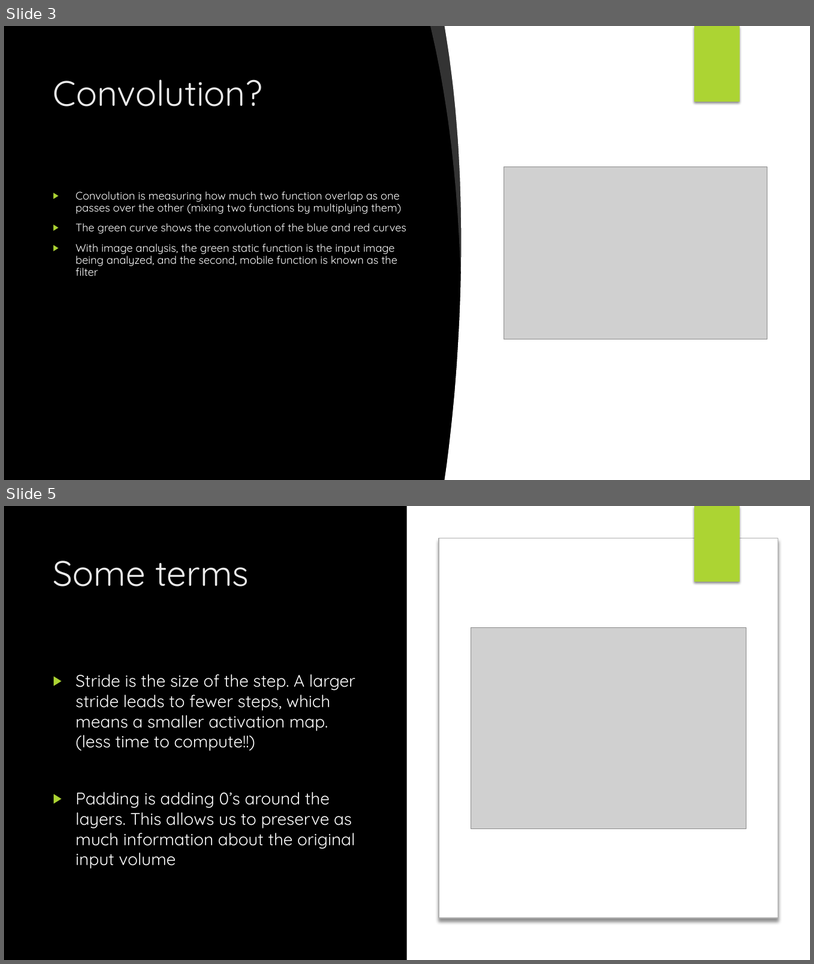
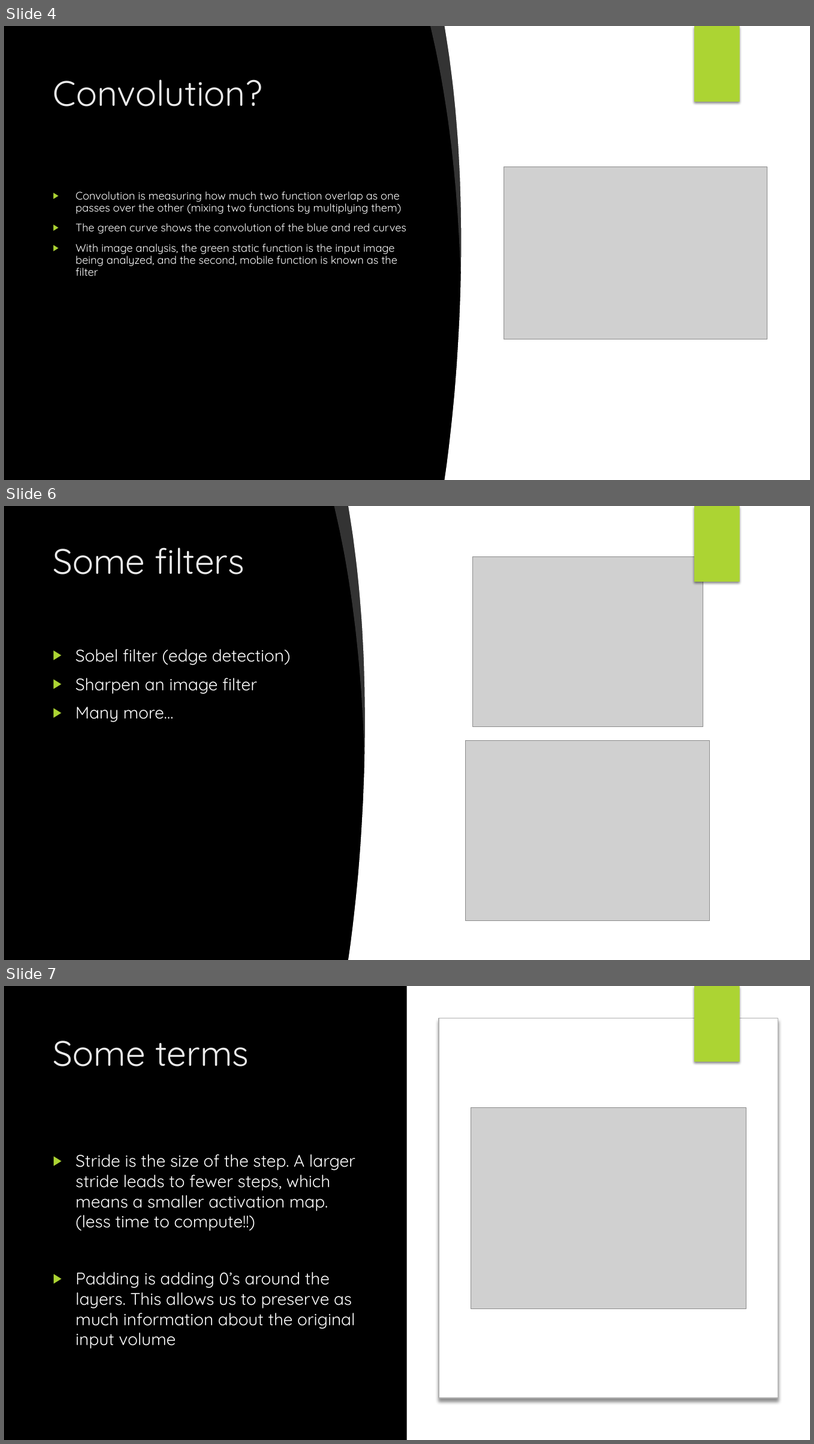
Before and after one commit to IvayloAsenov/Machine-Learning-Problems, a slide deck: ML Presentations/Convolutional Neural Networks Presentation.pptx. Shown one above the other, each under a label of ours: slides 3 and 5 before the commit, slides 4, 6 and 7 after it; the slides between them are not shown. The pictures are 814x964 and 814x1444 pixels, drawn with LibreOffice and Linux fonts; fonts in the diff are those of the drawing; grey boxes stand for pictures; background and template pictures are left out. Boxes give left, top, right and bottom in pixels: in the first picture for what was removed or moved away, otherwise in the second. Text is boxed around its words. In the diff, an @@ line names an element or a change of style, - is before the commit and + after.

```diff
--- a/ML Presentations/Convolutional Neural Networks Presentation.pptx
+++ b/ML Presentations/Convolutional Neural Networks Presentation.pptx
@@ slide 6 added at bbox=[4, 506, 810, 960], background picture (left out); not listed: 1 template element that a slide beside it also shows @@
@@ freeform shape added at bbox=[335, 506, 371, 751], fill #FFFFFF at 20% opacity @@
@@ freeform shape added at bbox=[348, 506, 437, 960], fill #FFFFFF @@
@@ rectangle added at bbox=[407, 506, 810, 960], fill #FFFFFF @@
@@ rectangle added at bbox=[695, 506, 740, 582], fill #ACD433 @@
@@ title added at bbox=[53, 547, 245, 574], 42 pt, text #EBEBEB @@
+Some filters
@@ picture added at bbox=[473, 557, 704, 727] @@
@@ text added at bbox=[75, 649, 291, 722], 20 pt, text #FFFFFF @@
+▶ Sobel filter (edge detection)
+▶ Sharpen an image filter
+▶ Many more…
@@ picture added at bbox=[465, 740, 710, 921] @@
@@ what was slide 3 is now slide 4 @@
@@ what was slide 5 is now slide 7 @@
```
Also in this commit, not shown: 2 slides changed, 3 other slides added, 1 other file.
